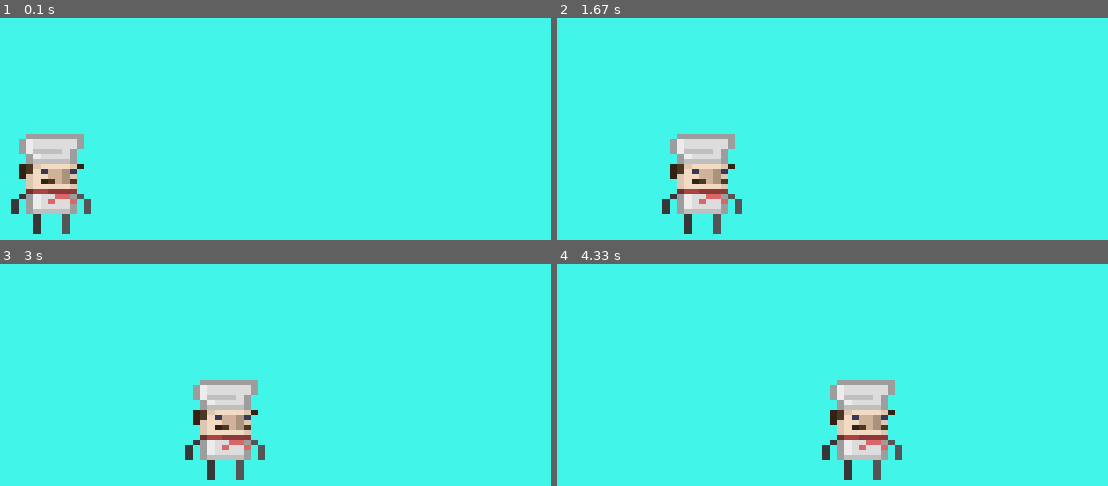
Above: before the commit, frames 1-4 (two rows, left to right).
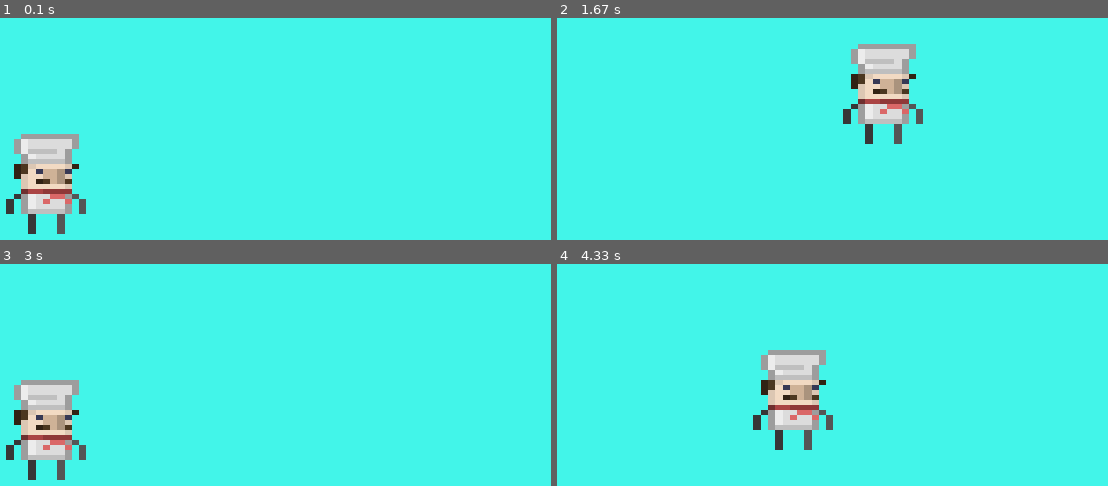
Above: after the commit, the same moments.

Repository: SkyesCodes/Pygame
Game: pygame game, started from main.py
Same seed, same stepped clock (60 frames per second), same inputs: the game is played once before the commit and once after it.
Inputs:
- Up to frame 1 (0.1 s): no input
- Up to frame 2 (1.67 s): hold D 0.33-0.8 s; hold W 0.83-1.13 s; hold D 1.17-1.63 s
- Up to frame 3 (3 s): hold A 1.67-2.2 s; hold S 2.23-2.53 s; hold A 2.57-2.97 s
- Up to frame 4 (4.33 s): hold W 3-3.37 s; hold D 3.4-4.03 s; hold S from 4.07 s (still down)

The runs differ from the first frame. In frame 1, 2.1% of the frame differs, in the area x 1-17%, y 52-98%; in frame 2, 8.2%, in the area x 19-67%, y 11-98%; in frame 3, 8.2%; in frame 4, 8.2%.

Commit message:
directional inputs working for chef

Diff:
--- a/main.py
+++ b/main.py
@@ -6,6 +6,7 @@
 pygame.display.set_caption("Citrus Slicer!")
 
 FPS = 60
+VEL = 5
 
 CHEF_WIDTH, CHEF_HEIGHT = 80, 100
 
@@ -30,7 +31,16 @@
             if event.type == pygame.QUIT:
                 run = False
 
-        chef_position.x += 1
+        keys_pressed = pygame.key.get_pressed()
+        if keys_pressed[pygame.K_a]: #left
+            chef_position.x -= VEL
+        if keys_pressed[pygame.K_d]: #right
+            chef_position.x += VEL
+        if keys_pressed[pygame.K_w]: #up
+            chef_position.y -= VEL
+        if keys_pressed[pygame.K_s]: #down
+            chef_position.y += VEL
+
         draw_window(chef_position)
 
     pygame.quit()
